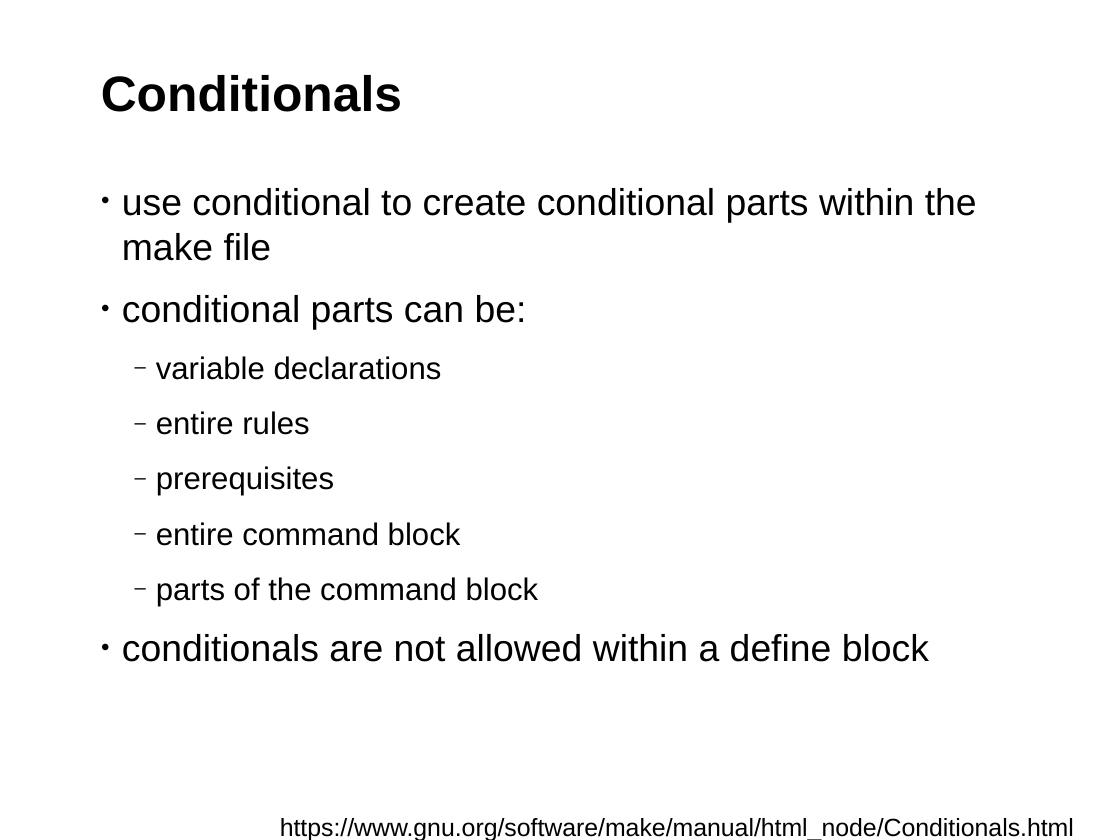
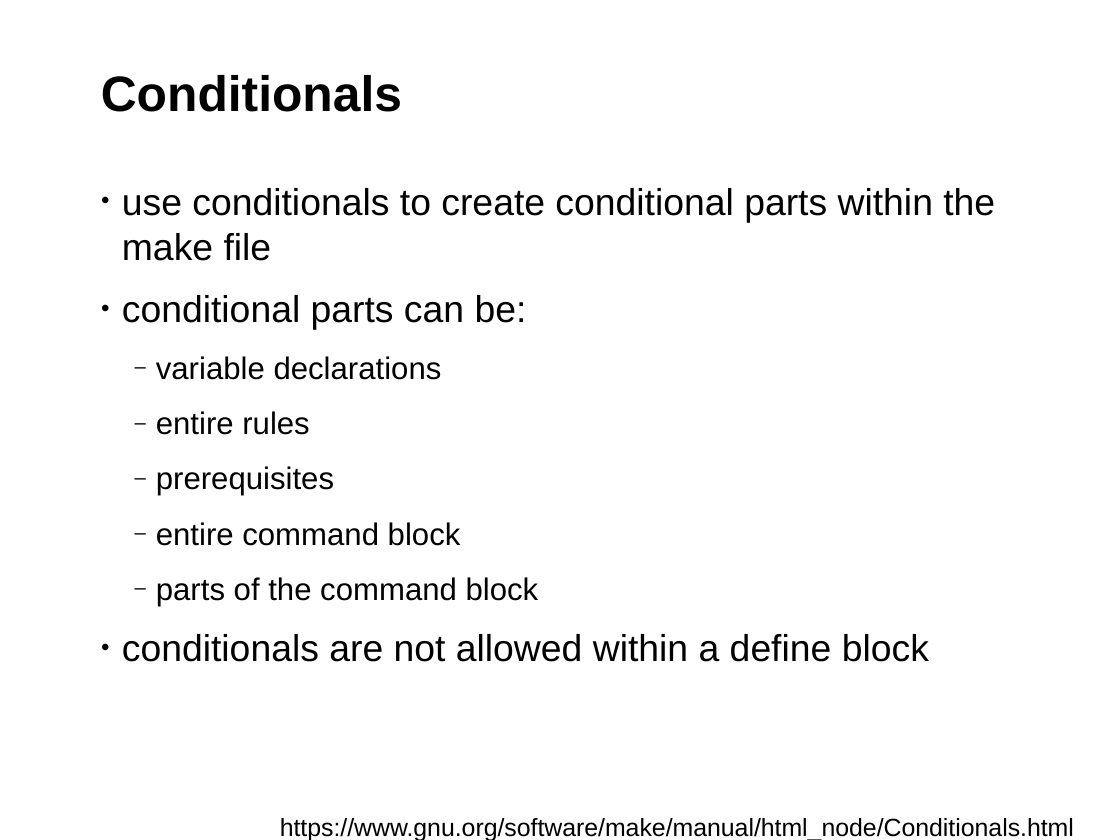
Before and after one commit to fsundermeyer/GNU_make_workshop, a slide deck: slide 40 of Presentation_GNU_make_workshop.odp. Drawn at 1120x840 pixels with LibreOffice and Linux fonts; fonts in the diff are those of the drawing; background and template pictures are left out. Boxes give left, top, right and bottom in pixels: in the first picture for what was removed or moved away, otherwise in the second. Text is boxed around its words. In the diff, an @@ line names an element or a change of style, - is before the commit and + after.

```diff
--- a/Presentation_GNU_make_workshop.odp
+++ b/Presentation_GNU_make_workshop.odp
@@ text at box(122, 188, 995, 261): text changed @@
-• use conditional to create conditional parts within the make file
+• use conditionals to create conditional parts within the make file
```
Also in this commit, not shown: 8 other slides changed.
